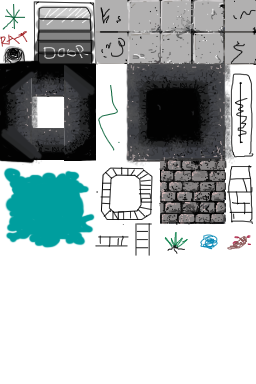
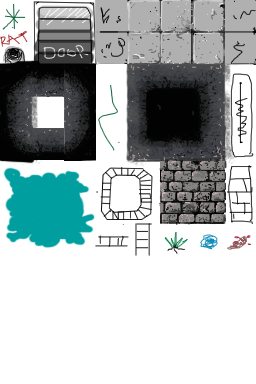
Comparing the layer stacks of the two (256, 384) images. Changes:
painted on "Layer 18" over [1, 65, 95, 160]
